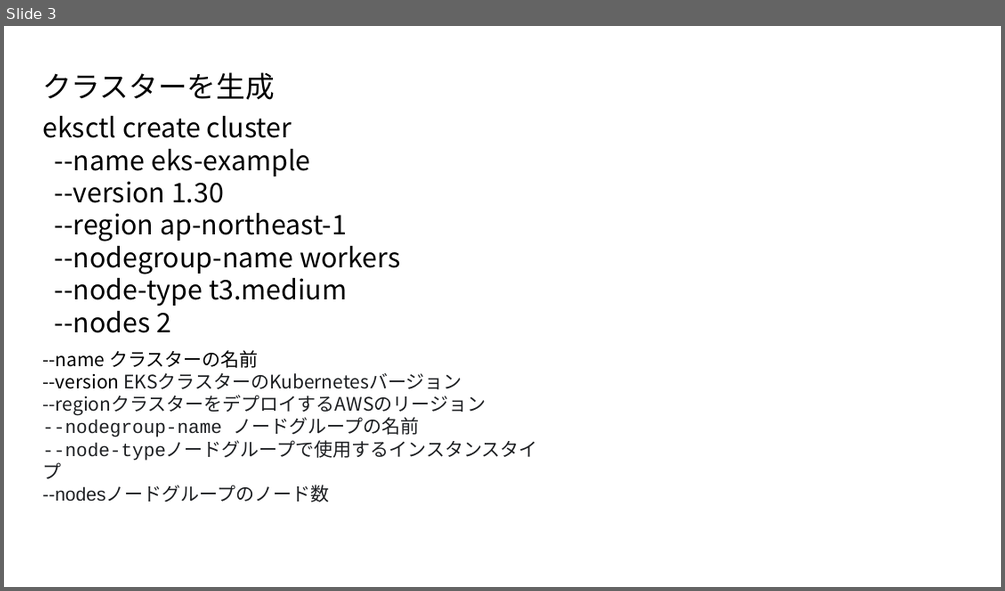
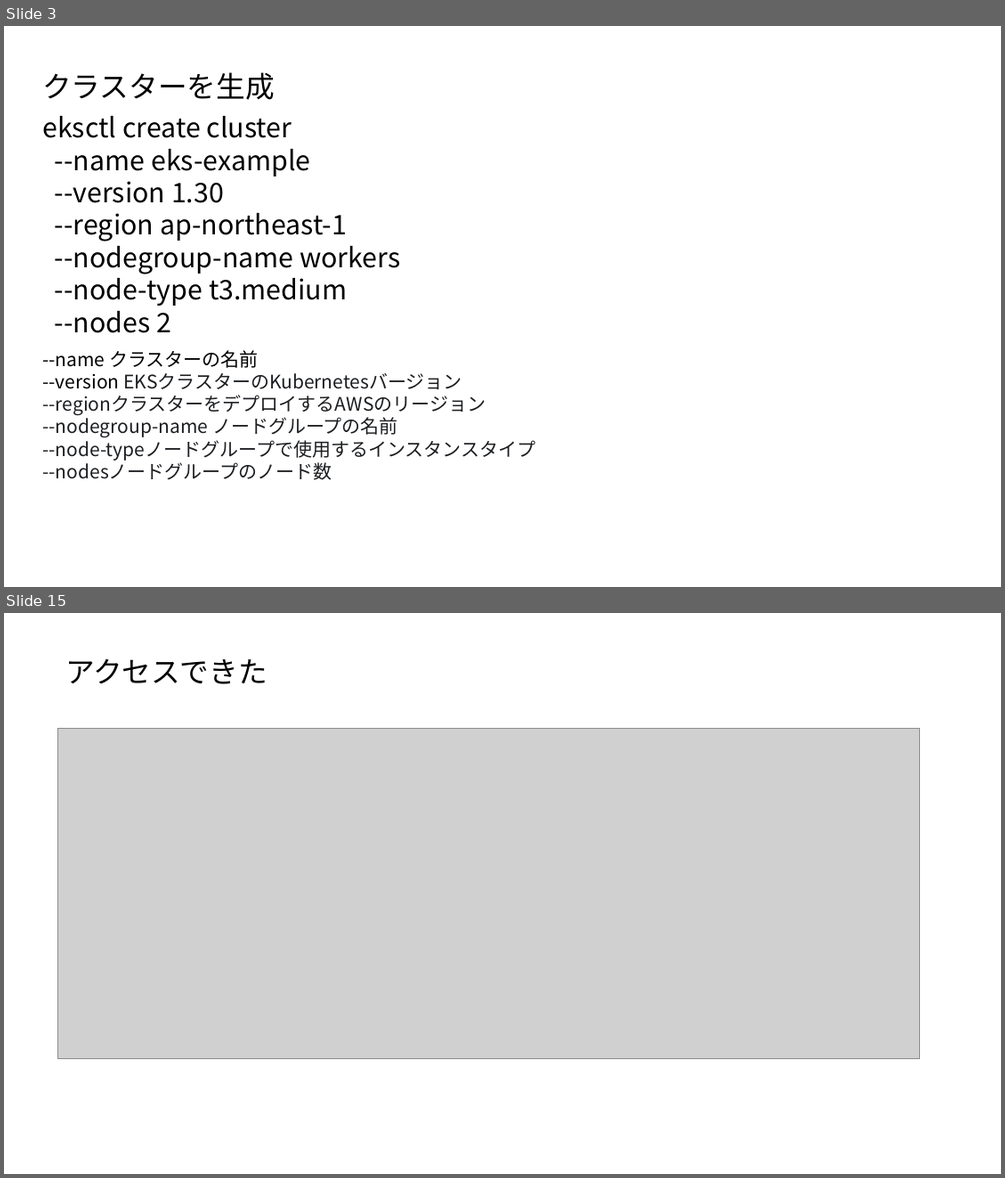
Before and after one commit to TokushigeJunya/test, a slide deck: AmazonEKS入門.pptx. Shown one above the other, each under a label of ours: slide 3 before the commit, slides 3 and 15 after it; the slides between them are not shown. The pictures are 1005x591 and 1005x1178 pixels, drawn with LibreOffice and Linux fonts; fonts in the diff are those of the drawing; grey boxes stand for pictures. Boxes give left, top, right and bottom in pixels: in the first picture for what was removed or moved away, otherwise in the second. Text is boxed around its words. In the diff, an @@ line names an element or a change of style, - is before the commit and + after.

```diff
--- a/AmazonEKS入門.pptx
+++ b/AmazonEKS入門.pptx
@@ slide 15 added at (x1=4, y1=613, x2=1001, y2=1174), background #FFFFFF @@
@@ text added at (x1=65, y1=659, x2=267, y2=684), 28 pt, text #000000 @@
+アクセスできた
@@ picture added at (x1=57, y1=729, x2=919, y2=1059) @@
@@ slide 3 changed as well @@
@@ text "--name クラスターの名前 --version EKSクラスターのKubernetesバージョン --regionク ..." at (x1=42, y1=350, x2=535, y2=480): font Courier New to Noto Sans CJK JP in "--nodegroup-name ノードグループの名前 --node-typeノードグループで使用するインスタンスタイプ"; font Arial to Noto Sans CJK JP in "--node-typeノードグループで使用するインスタンスタイプ --nodesノードグループのノード数" @@
```
Also in this commit, not shown: 13 other slides added, 16 slides removed.
